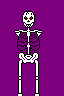
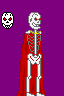
Revision of a layered 64 x 96 image; what changed, layer by layer:
showed "New Layer#9", painted on it over [1, 11, 45, 96]
added layer "New Layer#10" above "New Layer#8" over [15, 30, 45, 96]
